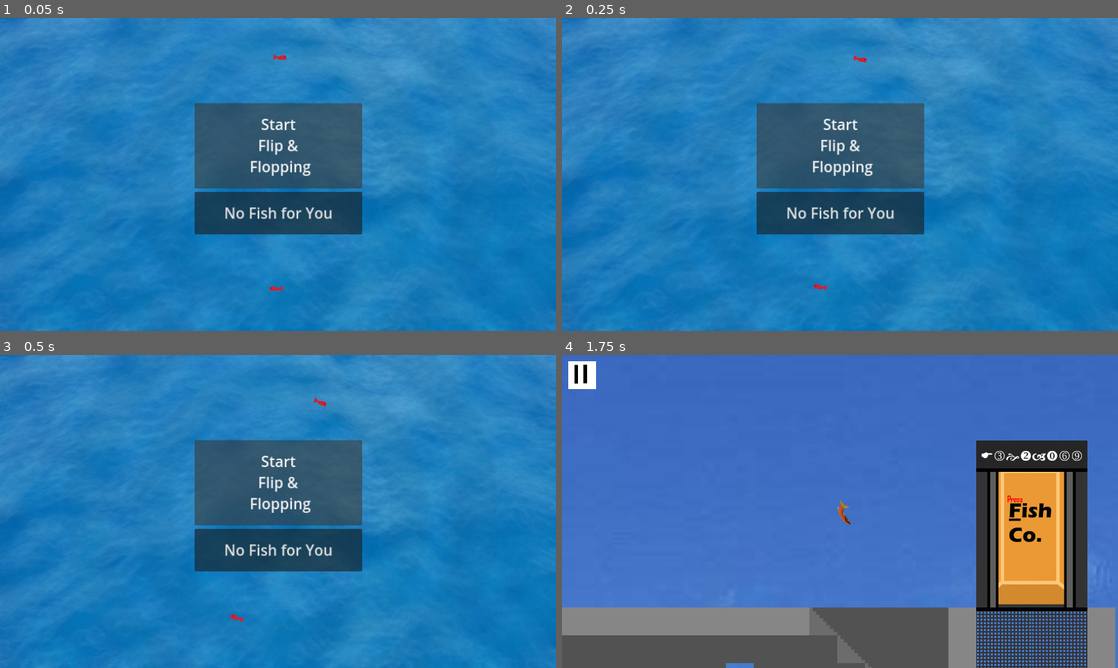
Above: before the commit, frames 1-4 (two rows, left to right).
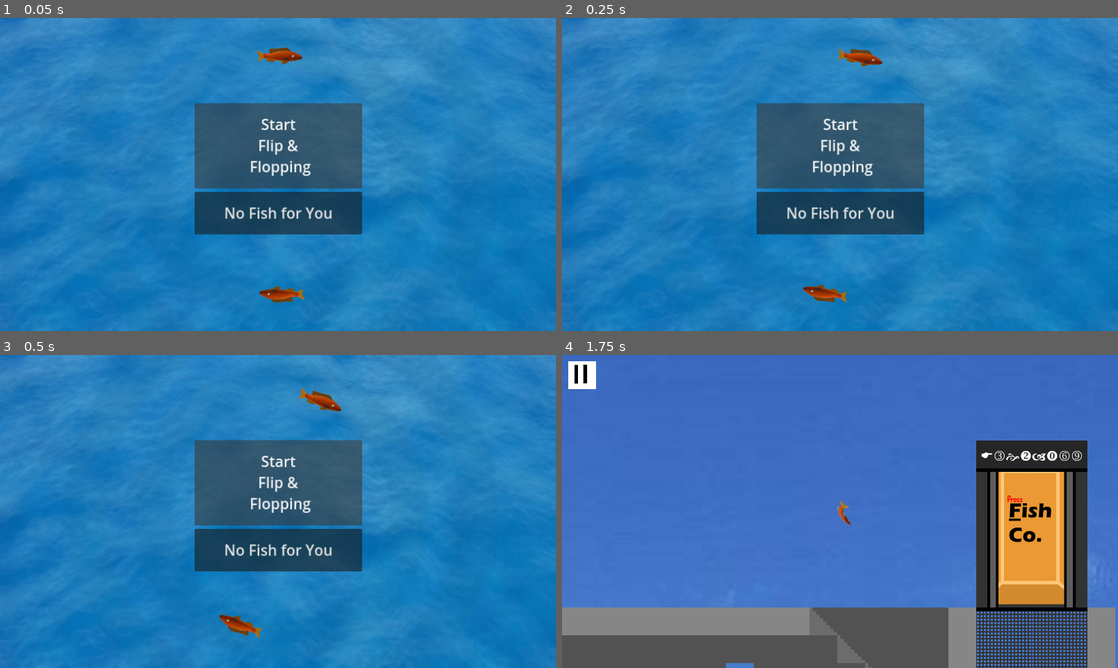
Above: after the commit, the same moments.

Repository: SweetFrontier/Fish
Game: Godot game, scene res://Scenes/Screens/godotSplashscreen.tscn
Same seed, same stepped clock (60 frames per second), same inputs: the game is played once before the commit and once after it. Sound files missing from this copy of the repository are replaced by a short silence.
Inputs (mouse positions are in pixels of both pictures, inside the frame that each line leads up to):
- Up to frame 1 (0.05 s): no input
- Up to frame 2 (0.25 s): no input
- Up to frame 3 (0.5 s): no input
- Up to frame 4 (1.75 s): click "Start Flip & Flopping" at 0.5 s; tap Enter at 1.25 s; move the mouse to (962, 495) at 1.27 s; hold Left (ui_right) from 1.28 s (still down); hold F from 1.28 s (still down); click (962, 495) at 1.42 s

The runs differ from the first frame. In frame 1, 0.6% of the frame differs, in the area x 46-55%, y 9-92%; in frame 2, 0.6%; in frame 3, 0.6%; in frame 4, nothing differs.

Commit message:
Freedom Ending & Main Menu Update

Diff:
--- a/Scenes/Main.tscn
+++ b/Scenes/Main.tscn
@@ -1,8 +1,9 @@
-[gd_scene load_steps=9 format=3 uid="uid://lcuk5mtg1ahs"]
+[gd_scene load_steps=10 format=3 uid="uid://lcuk5mtg1ahs"]
 
 [ext_resource type="PackedScene" uid="uid://c70j06kp51u3u" path="res://Scenes/TileMaps.tscn" id="1_d6tib"]
 [ext_resource type="PackedScene" uid="uid://cveytbhngs47s" path="res://Scenes/Elevator.tscn" id="2_4pedu"]
 [ext_resource type="PackedScene" uid="uid://2vy2j7iddkmf" path="res://Scenes/fish.tscn" id="2_48kp2"]
+[ext_resource type="Texture2D" uid="uid://1y4nj5v5khjw" path="res://Art/Freedom.png" id="3_4u5x8"]
 [ext_resource type="Texture2D" uid="uid://dym5tiye8h3sr" path="res://Art/Elevator/Grate.png" id="4_bboge"]
 [ext_resource type="PackedScene" uid="uid://bakpaqshc5ke6" path="res://Scenes/Screens/pauseMenu.tscn" id="5_15g76"]
 [ext_resource type="AudioStream" uid="uid://ct6pl8gp3mu41" path="res://Sounds/Music/SelectJobPresto.mp3" id="7_2py8w"]
@@ -22,6 +23,16 @@
 JUMP_VELOCITY = -650.0
 
 [node name="Camera2D" type="Camera2D" parent="Fish"]
+
+[node name="TextureRect" type="TextureRect" parent="Fish"]
+visible = false
+offset_left = 35.0
+offset_top = -164.0
+offset_right = 321.0
+offset_bottom = 89.0
+scale = Vector2(0.46518, 0.46518)
+texture = ExtResource("3_4u5x8")
+expand_mode = 3
 
 [node name="Elevator" parent="." instance=ExtResource("2_4pedu")]
 position = Vector2(2560, -2304)
--- a/Scenes/Screens/MainMenu.tscn
+++ b/Scenes/Screens/MainMenu.tscn
@@ -2,7 +2,7 @@
 
 [ext_resource type="Texture2D" uid="uid://ddnupywpc8y0l" path="res://Art/MainMenu/Background.png" id="1_gp4ny"]
 [ext_resource type="Script" path="res://Scripts/MainMenu.gd" id="1_trfaj"]
-[ext_resource type="Texture2D" uid="uid://dxghisrm6ter8" path="res://Art/Fish.png" id="3_7fc0r"]
+[ext_resource type="Texture2D" uid="uid://djvgibdmp030a" path="res://Art/fisn0001.png" id="3_buu3s"]
 
 [sub_resource type="Animation" id="Animation_6344t"]
 resource_name = "fish_spin"
@@ -32,11 +32,13 @@
 script = ExtResource("1_trfaj")
 
 [node name="TextureRect" type="TextureRect" parent="."]
+layout_mode = 0
 offset_right = 696.0
 offset_bottom = 445.0
 texture = ExtResource("1_gp4ny")
 
 [node name="StartButton" type="Button" parent="."]
+layout_mode = 0
 offset_left = 448.0
 offset_top = 196.0
 offset_right = 834.0
@@ -47,6 +49,7 @@
  Flopping"
 
 [node name="QuitButton" type="Button" parent="."]
+layout_mode = 0
 offset_left = 448.0
 offset_top = 400.0
 offset_right = 834.0
@@ -58,19 +61,20 @@
 position = Vector2(640, 360)
 
 [node name="Fish" type="TextureRect" parent="Node2D"]
-offset_left = -16.0
-offset_top = -296.0
-offset_right = 16.0012
-offset_bottom = -263.999
-texture = ExtResource("3_7fc0r")
+offset_left = -65.0
+offset_top = -353.0
+offset_right = 63.0
+offset_bottom = -225.0
+texture = ExtResource("3_buu3s")
+flip_h = true
 
 [node name="Fish2" type="TextureRect" parent="Node2D"]
-offset_left = -16.0
-offset_top = 236.0
-offset_right = 16.0012
-offset_bottom = 268.001
-texture = ExtResource("3_7fc0r")
-flip_h = true
+offset_left = -50.0
+offset_top = 228.0
+offset_right = 78.0
+offset_bottom = 356.0
+texture = ExtResource("3_buu3s")
+flip_v = true
 
 [node name="AnimationPlayer" type="AnimationPlayer" parent="."]
 libraries = {
--- a/Scripts/fish.gd
+++ b/Scripts/fish.gd
@@ -59,4 +59,6 @@
 
 
 func escape_ending(body: Node2D) -> void:
-	pass # Replace with function body.
+	$TextureRect.visible = true
+	await get_tree().create_timer(2.0).timeout
+	get_tree().change_scene_to_file("res://Scenes/Screens/CreditScreen.tscn")
Binary file added: Art/Freedom.png
Not shown, added: Art/Freedom.png.import
